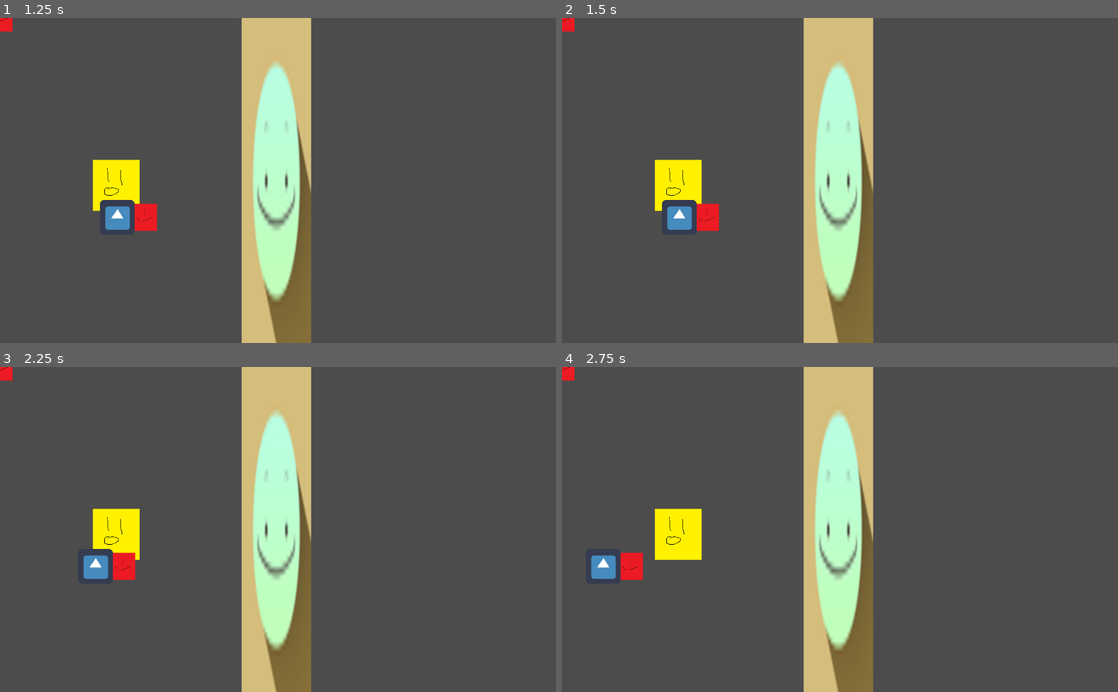
Above: before the commit, frames 1-4 (two rows, left to right).
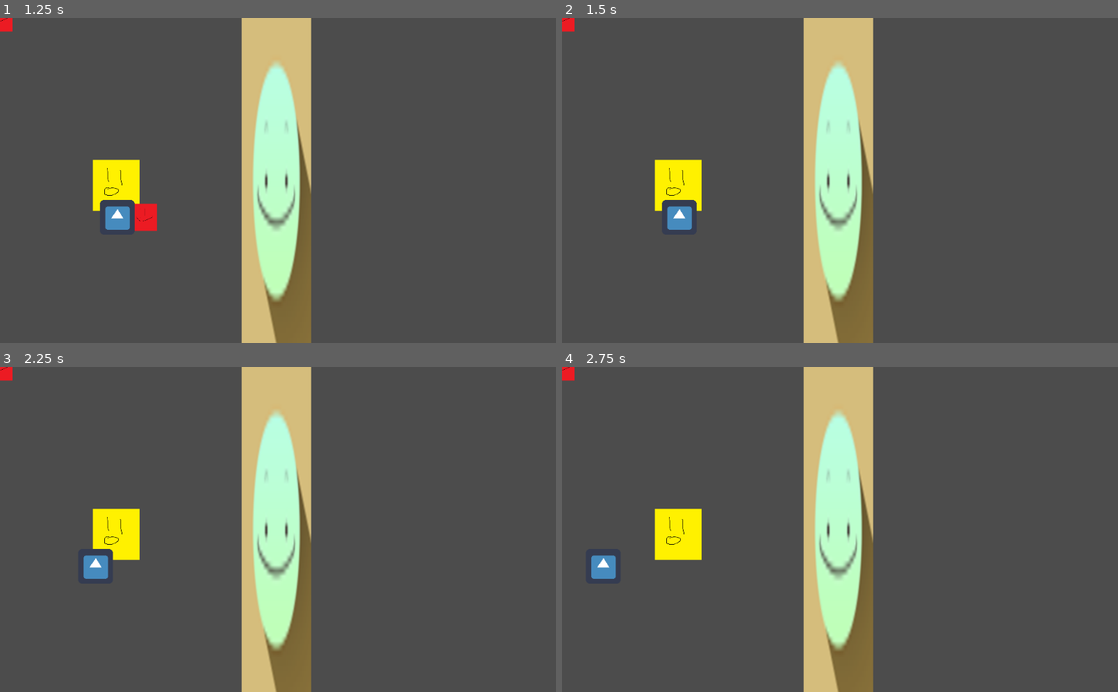
Above: after the commit, the same moments.

Repository: Lucianono/DinerWithMonster
Game: Godot game, scene res://on-site.tscn
Two runs of this game, one before a commit and one after it. Both use one fixed random seed, a clock stepped at 60 frames per second and the inputs below. The engine's default icon, where the game draws it, is replaced by a stand-in: a white triangle on a blue panel in a dark square.
Inputs (mouse positions are in pixels of both pictures, inside the frame that each line leads up to):
- Up to frame 1 (1.25 s): tap Enter at 0.5 s; move the mouse to (250, 245) at 0.52 s; hold Up (ui_up) from 0.53 s (still down); click (250, 245) at 0.67 s
- Up to frame 2 (1.5 s): keep holding Up (ui_up); tap Space at 1.25 s; move the mouse to (1006, 229) at 1.27 s; click (1006, 229) at 1.42 s
- Up to frame 3 (2.25 s): tap Enter at 2 s; move the mouse to (111, 480) at 2.02 s; release Up (ui_up) at 2.03 s; hold Left (ui_left) from 2.03 s (still down); click (111, 480) at 2.17 s
- Up to frame 4 (2.75 s): keep holding Left (ui_left)

Frame 1 is identical in both runs. In frame 2, 0.4% of the frame differs, in the area x 24-29%, y 57-66%; in frame 3, 0.4%, in the area x 20-25%, y 57-66%; in frame 4, 0.4%.

Commit message:
added mouse event

Diff:
--- a/ingredient-entity.gd
+++ b/ingredient-entity.gd
@@ -22,3 +22,10 @@
 func _process(_delta):
 	if isPlayerHolding:
 		set_position(get_node("/root/Node2D/Caldo-player").get_position()+Vector2(50,0))
+
+func _unhandled_input(event):
+	if event is InputEventMouseButton:
+		if event.button_index == BUTTON_LEFT && isPlayerHolding:
+			if event.pressed:
+				print("Left button was clicked at ", event.position)
+				queue_free()
--- a/on-site.gd
+++ b/on-site.gd
@@ -1,6 +1,5 @@
 extends Node
 
-#Welcome Bryyyyy2
 
 onready var ingr = preload("res://ingredient-entity.tscn")
 onready var coop = preload("res://egg-coop.tscn")
